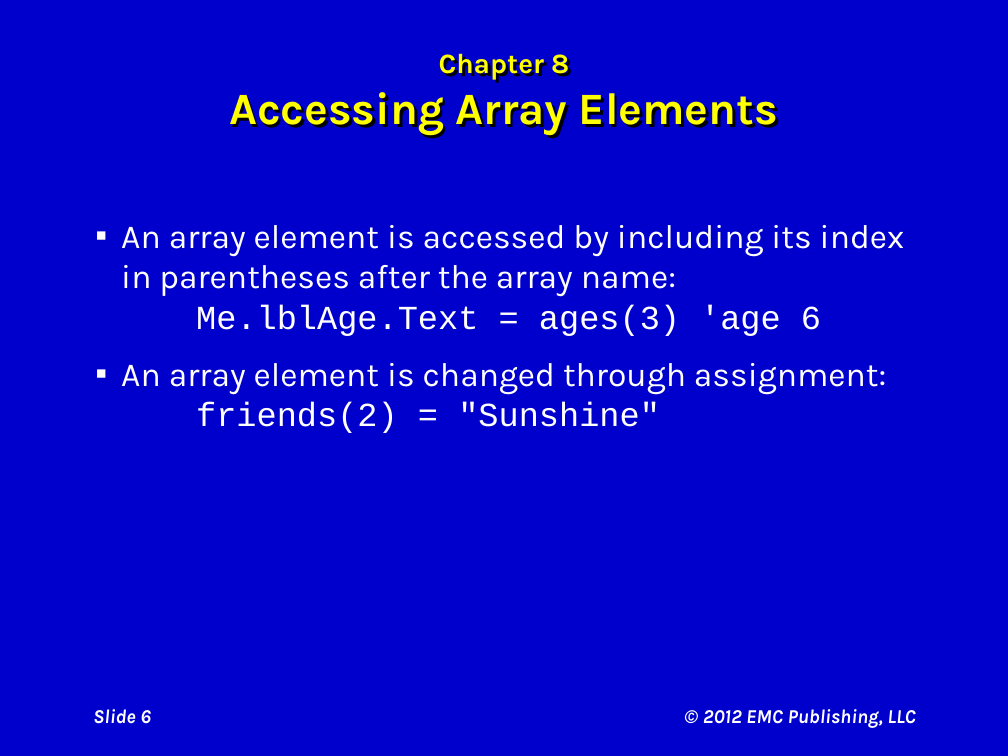
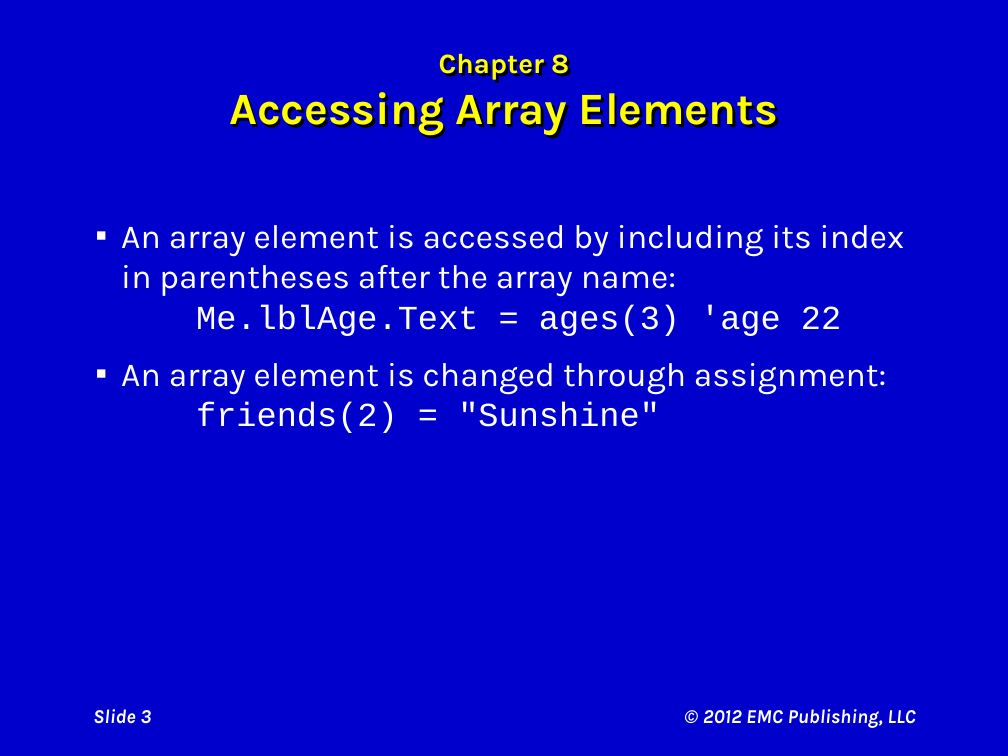
Before and after one commit to rvolyar/MHSCompSci, a slide deck: slide 3 of assets/courses/compsci1/Cosma/Ch08 Visual Aids.pptx (slide 6 before the commit). Drawn at 1008x756 pixels with LibreOffice and Linux fonts; fonts in the diff are those of the drawing. Boxes give left, top, right and bottom in pixels: in the first picture for what was removed or moved away, otherwise in the second. Text is boxed around its words. In the diff, an @@ line names an element or a change of style, - is before the commit and + after.

```diff
--- a/assets/courses/compsci1/Cosma/Ch08 Visual Aids.pptx
+++ b/assets/courses/compsci1/Cosma/Ch08 Visual Aids.pptx
@@ text at [121, 225, 905, 336]: text changed @@
-▪ An array element is accessed by including its index in parentheses after the array name:
-  Me.lblAge.Text = ages(3) 'age 6
+▪ An array element is accessed by including its index in parentheses after the array name:
+  Me.lblAge.Text = ages(3) 'age 22
@@ page number at [93, 709, 151, 724]: text changed @@
-Slide 6
+Slide 3
```
Also in this commit, not shown: 1 other slide changed, 6 slides removed, 7 other files.
